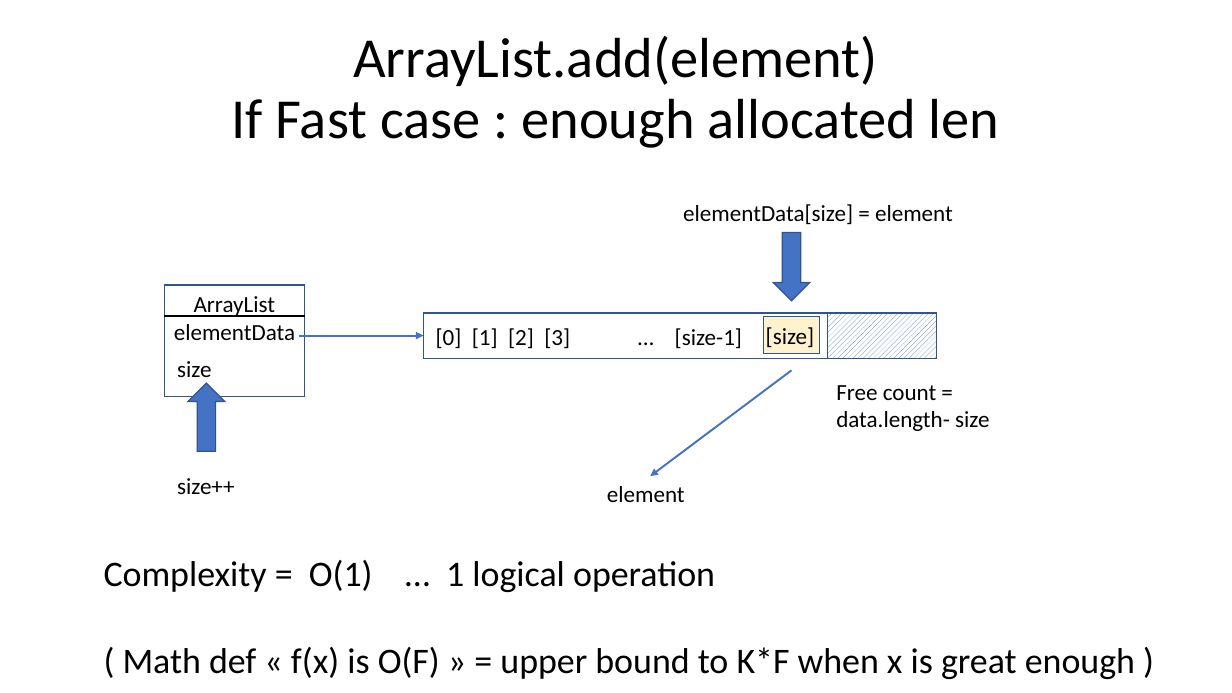
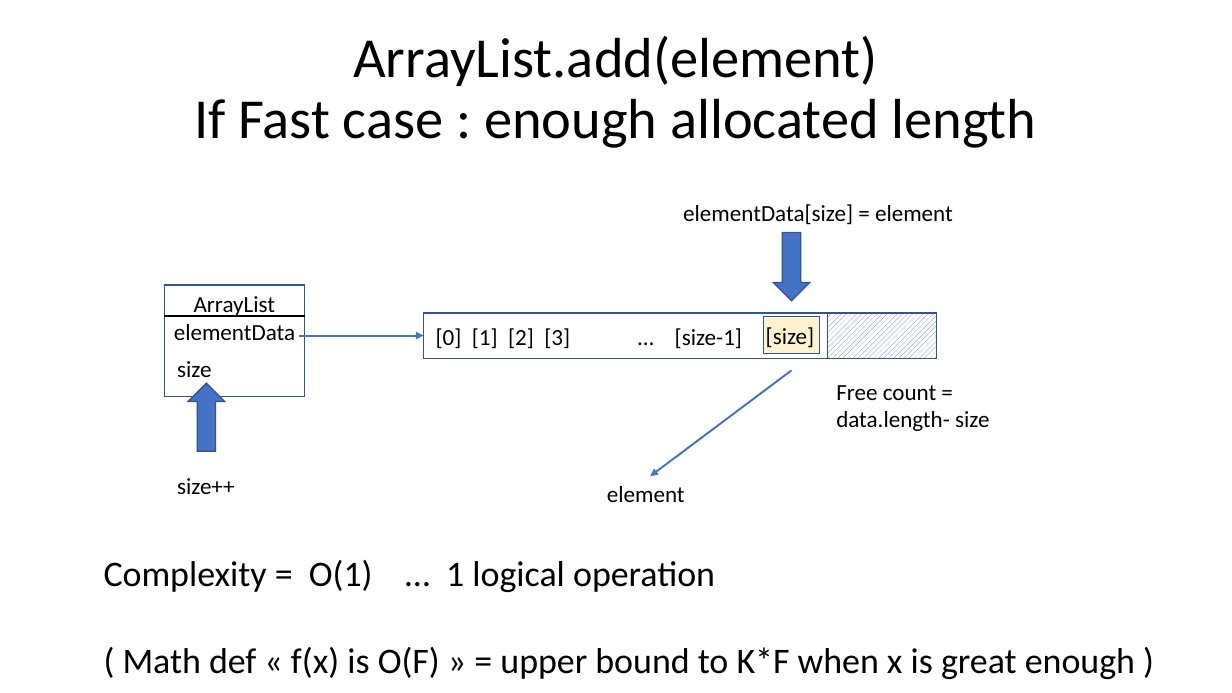
Before and after one commit to Arnaud-Nauwynck/presentations, a slide deck: slide 5 of java/Basic-Data-Structures.pptx. Drawn at 1232x693 pixels with LibreOffice and Linux fonts; fonts in the diff are those of the drawing. Boxes give left, top, right and bottom in pixels: in the first picture for what was removed or moved away, otherwise in the second. Text is boxed around its words. In the diff, an @@ line names an element or a change of style, - is before the commit and + after.

```diff
--- a/java/Basic-Data-Structures.pptx
+++ b/java/Basic-Data-Structures.pptx
@@ title at (x1=194, y1=36, x2=1037, y2=148): text changed @@
-ArrayList.add(element)
-If Fast case : enough allocated len
+ArrayList.add(element)
+If Fast case : enough allocated length
```
Also in this commit, not shown: 4 other slides changed, 21 slides added.
